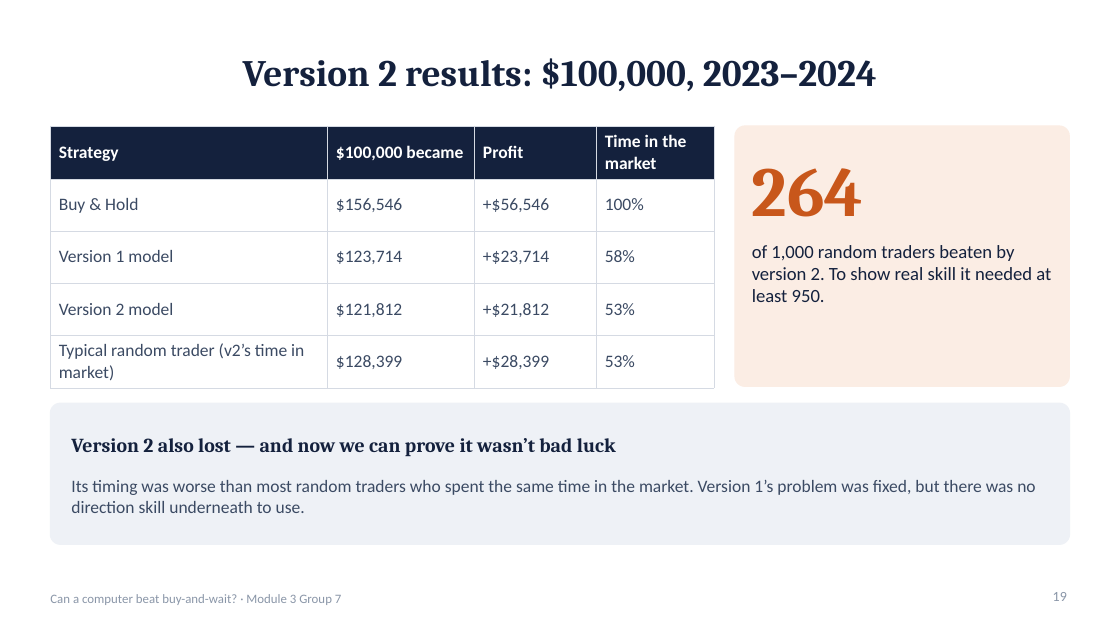
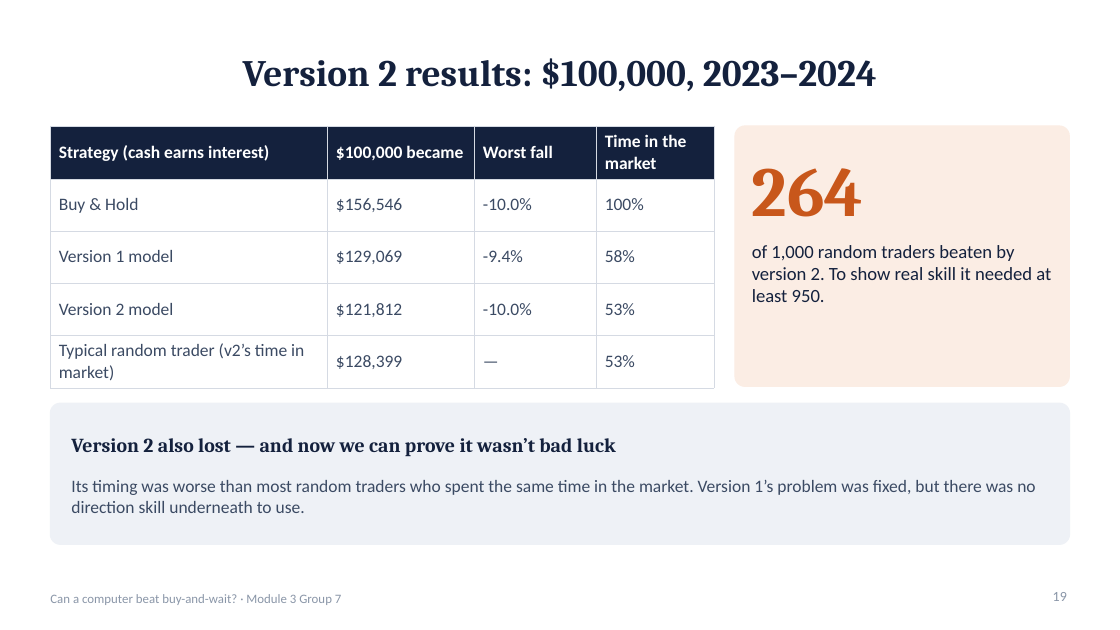
Before and after one commit to TKCH121/spy, a slide deck: slide 19 of presentation/SPY_Model_Presentation.pptx. Drawn at 1120x630 pixels with LibreOffice and Linux fonts; fonts in the diff are those of the drawing. Boxes give left, top, right and bottom in pixels: in the first picture for what was removed or moved away, otherwise in the second. Text is boxed around its words. In the diff, an @@ line names an element or a change of style, - is before the commit and + after.

```diff
--- a/presentation/SPY_Model_Presentation.pptx
+++ b/presentation/SPY_Model_Presentation.pptx
@@ table at <box>50,126,714,384</box> @@
-row 1, column 1: Strategy
+row 1, column 1: Strategy (cash earns interest)
-row 1, column 3: Profit
+row 1, column 3: Worst fall
-row 2, column 3: +$56,546
+row 2, column 3: -10.0%
-row 3, column 2: $123,714
+row 3, column 2: $129,069
-row 3, column 3: +$23,714
+row 3, column 3: -9.4%
-row 4, column 3: +$21,812
+row 4, column 3: -10.0%
-row 5, column 3: +$28,399
+row 5, column 3: —
```
Also in this commit, not shown: 7 other slides changed, 1 slide added, 11 other files.
